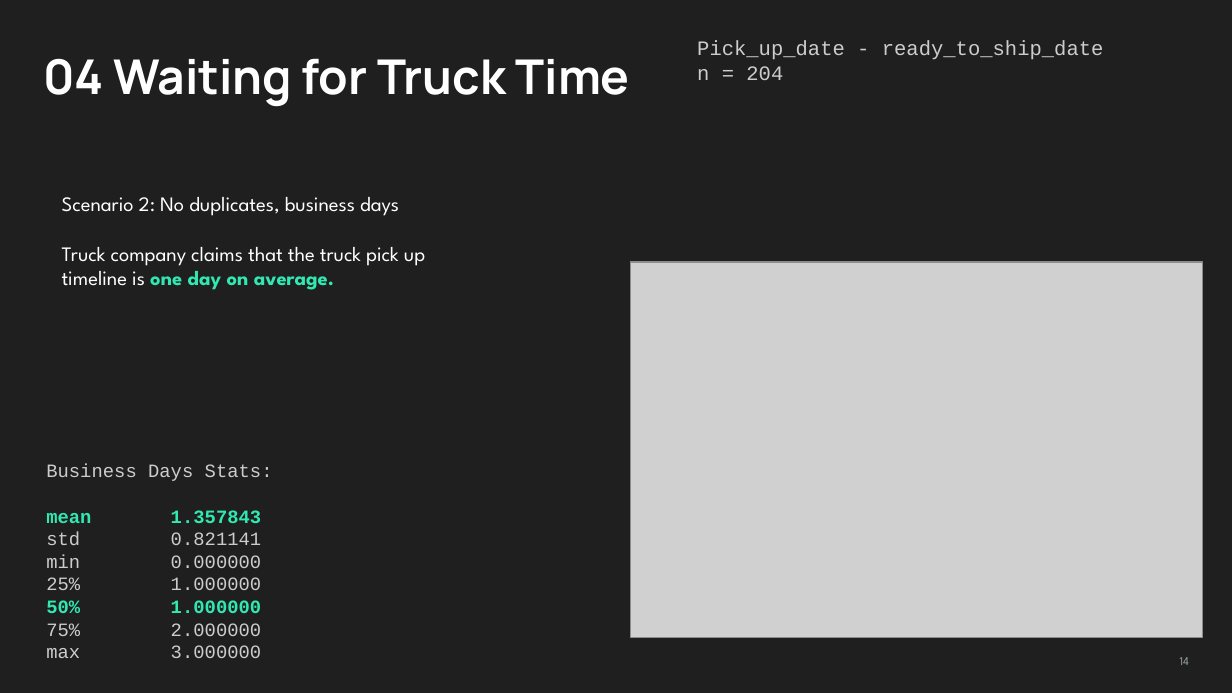
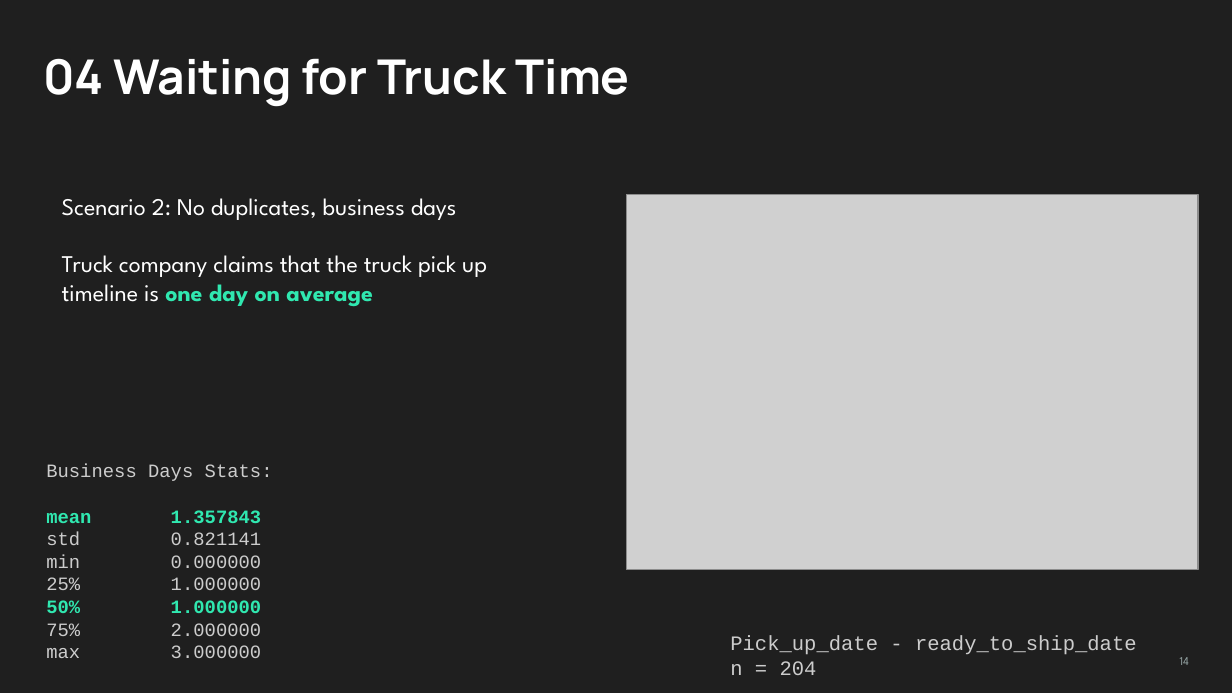
Before and after one commit to skibodaria/muesli-project, a slide deck: slide 14 of presentation/Muesli Delivery EDA.pptx. Drawn at 1232x693 pixels with LibreOffice and Linux fonts; fonts in the diff are those of the drawing; grey boxes stand for pictures. Boxes give left, top, right and bottom in pixels: in the first picture for what was removed or moved away, otherwise in the second. Text is boxed around its words. In the diff, an @@ line names an element or a change of style, - is before the commit and + after.

Commit message:
adding presentation in a new format

```diff
--- a/presentation/Muesli Delivery EDA.pptx
+++ b/presentation/Muesli Delivery EDA.pptx
@@ text at [62, 198, 457, 220]: size 12 to 14 pt in "Scenario 2: No duplicates, business days" @@
@@ picture: place and size @@
-picture at [631, 262, 1202, 638]
+picture at [626, 195, 1198, 570]
@@ text at [62, 255, 487, 307]: text changed; size 12 to 14 pt @@
-Truck company claims that the truck pick up timeline is one day on average.
+Truck company claims that the truck pick up timeline is one day on average
@@ text "Pick_up_date - ready_to_ship_date": place and size @@
-text "Pick_up_date - ready_to_ship_date" at [697, 41, 1104, 80]
+text "Pick_up_date - ready_to_ship_date" at [730, 636, 1137, 675]
```
Also in this commit, not shown: 24 other slides changed, 1 other file.
